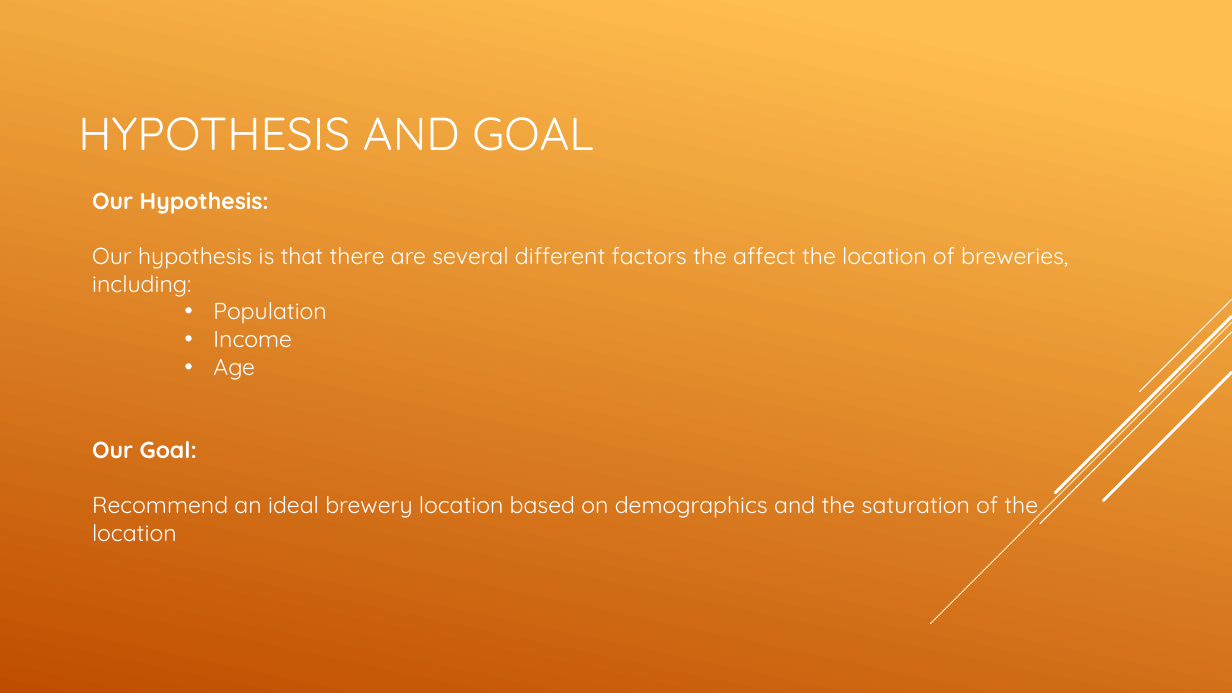
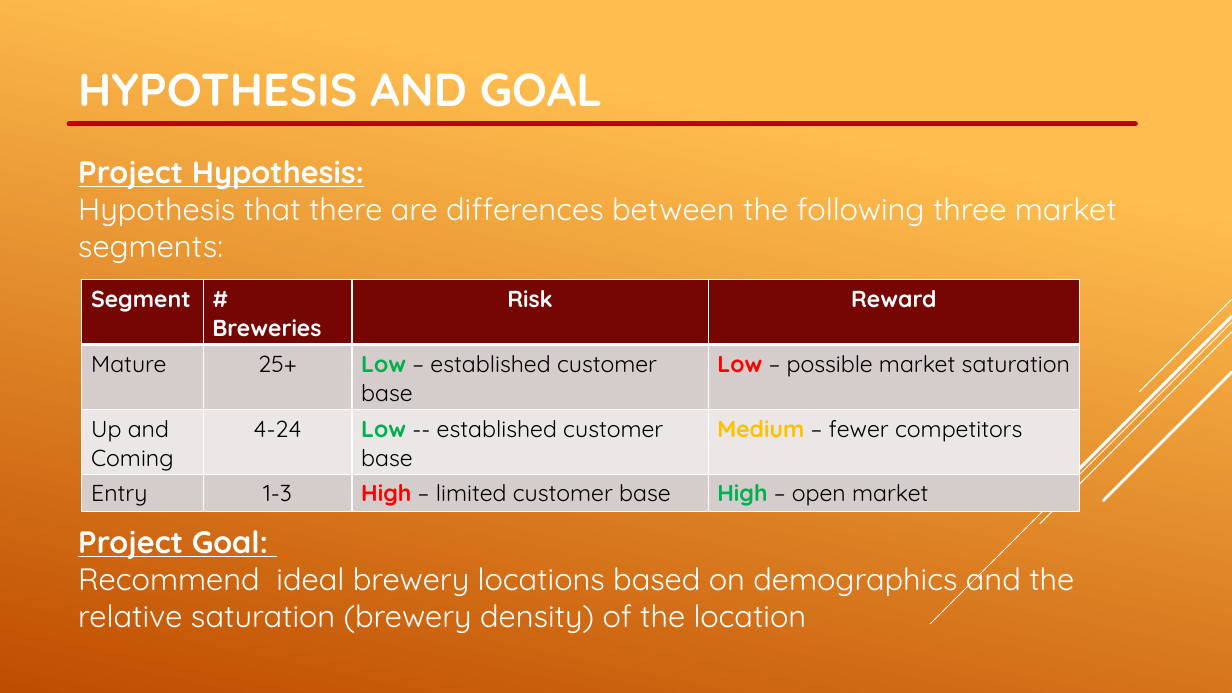
Before and after one commit to alhm528/project1, a slide deck: slide 5 of Project_One_Presentation.pptx (slide 4 before the commit). Drawn at 1232x693 pixels with LibreOffice and Linux fonts; fonts in the diff are those of the drawing. Boxes give left, top, right and bottom in pixels: in the first picture for what was removed or moved away, otherwise in the second. Text is boxed around its words. In the diff, an @@ line names an element or a change of style, - is before the commit and + after.

Commit message:
Final Project

```diff
--- a/Project_One_Presentation.pptx
+++ b/Project_One_Presentation.pptx
@@ text "HYPOTHESIS AND GOAL" at box(78, 73, 602, 107): bold on; vertical alignment middle to top @@
@@ line added from (69, 124) to (1136, 124), #C00000 4 pt @@
@@ text at box(78, 160, 1117, 633): text changed; size 18 to 24 pt @@
-Our Hypothesis:
-Our hypothesis is that there are several different factors the affect the location of breweries, including:
-    • Population
-    • Income
-    • Age
-Our Goal:
-Recommend an ideal brewery location based on demographics and the saturation of the location
+Project Hypothesis:
+Hypothesis that there are differences between the following three market segments:
+Project Goal:
+Recommend ideal brewery locations based on demographics and the relative saturation (brewery density) of the location
@@ table added at box(82, 280, 1080, 510), 4 rows, 4 columns @@
+Segment | # Breweries | Risk | Reward
+Mature | 25+ | Low – established customer base | Low – possible market saturation
+Up and Coming | 4-24 | Low -- established customer base | Medium – fewer competitors
+Entry | 1-3 | High – limited customer base | High – open market
```
Also in this commit, not shown: 4 other slides changed, 24 slides added, 10 slides removed, 3 other files.
